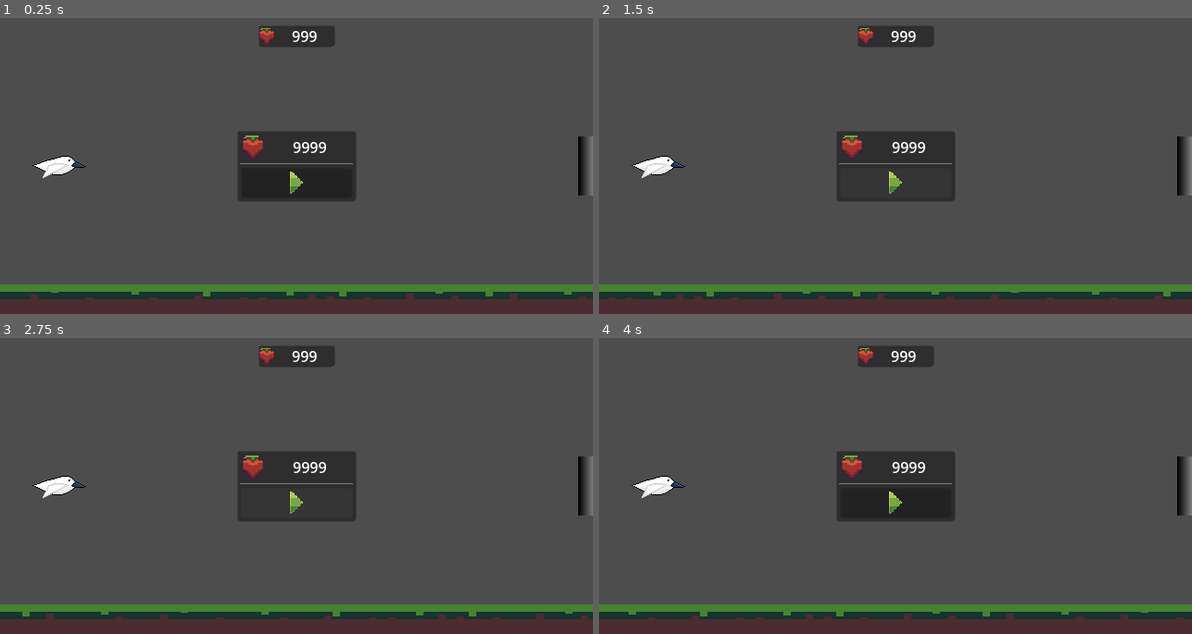
Above: before the commit, frames 1-4 (two rows, left to right).
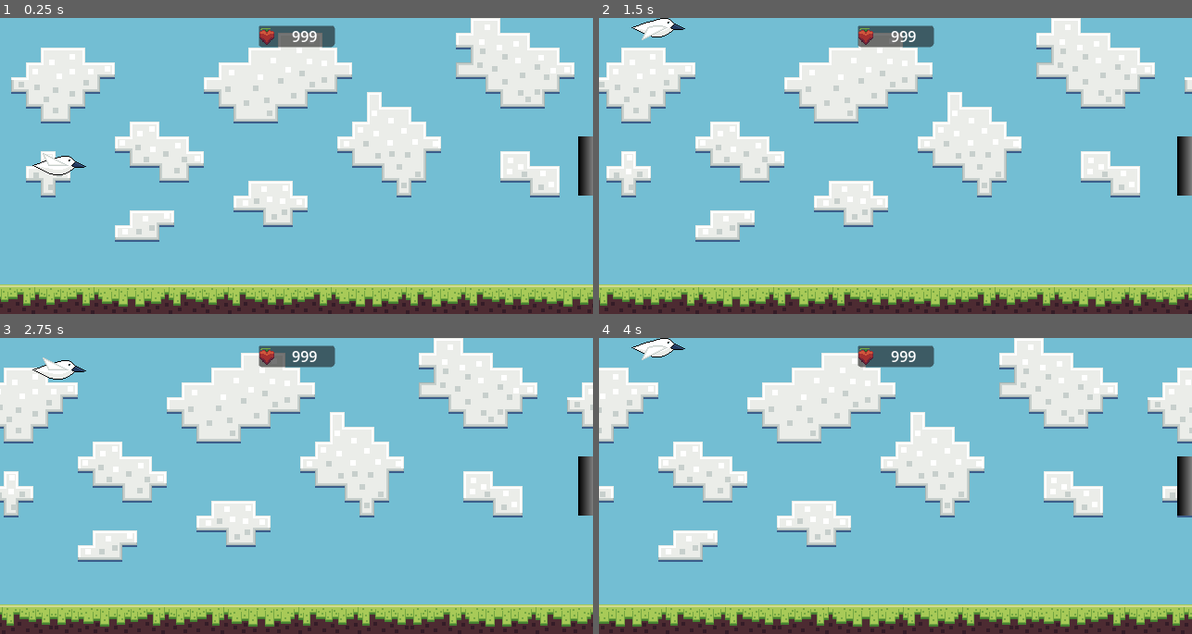
Above: after the commit, the same moments.

Repository: VirtualG450/wing-flapper
Game: Godot game, scene res://Scenes/GameRoot.tscn
Same seed, same stepped clock (60 frames per second), same inputs: the game is played once before the commit and once after it.
Inputs (mouse positions are in pixels of both pictures, inside the frame that each line leads up to):
- Up to frame 1 (0.25 s): no input
- Up to frame 2 (1.5 s): click (895, 183) at 0.52 s; click (895, 183) at 1.27 s
- Up to frame 3 (2.75 s): click (296, 503) at 2.02 s
- Up to frame 4 (4 s): move the mouse to (1025, 471) at 2.77 s; press the mouse at (1025, 471) at 2.78 s; move the mouse to (776, 500) at 3.52 s; release the mouse at (776, 500) at 3.53 s; click (776, 500) at 3.6 s; click (776, 500) at 3.77 s

The runs differ from the first frame. In frame 1, 96% of the frame differs, in the area x 0-100%, y 0-100%; in frame 2, 96%; in frame 3, 96%; in frame 4, 96%.

Commit message:
0.1.0 Movimiento + texturas iniciales
Implementado el movimiento del pájaro mediante clic izquierdo o la barra espaciadora, con el ajuste por defecto de simular ratón con toque táctil de godot esto incluye presionar la pantalla.

Reemplazado la estructura de carpetas anterior por 2 principales para graficos o sonidos.

Los gráficos del suelo, cielo y detalles sera con atlases, ya que el temaño es lo suficientemente pequeño (640x, 1600y) para el juego.

Creado los scrips para los nodos de pájaro, Hud y GameManager, faltaria el nodo para el WallManager que se encargara del movimiento y variacion de muros.

La logica actual permite hacer saltar al pajaro, cuando se estrella con el suelo se muestra la pantalla de GameOver con la puntuacion mas reciente y un boton para volver a jugar lo cual reinicia el estado del pajaro y puntuacion, falta añadir reiniciar los muros.

Diff:
--- a/Scenes/GameRoot.tscn
+++ b/Scenes/GameRoot.tscn
@@ -1,13 +1,26 @@
 [gd_scene format=3 uid="uid://cxpqmy7cfpy0i"]
 
-[ext_resource type="Texture2D" uid="uid://bdsaxr2aq7x4e" path="res://Assets/Berry.png" id="1_awmvw"]
-[ext_resource type="Texture2D" uid="uid://drhn5tl7wuopk" path="res://Assets/Bird.png" id="1_rqi4g"]
-[ext_resource type="Texture2D" uid="uid://bttcpydnxkwb2" path="res://Assets/PlayButton.png" id="2_gk1q0"]
-[ext_resource type="Texture2D" uid="uid://ba28moah8yi2d" path="res://Assets/Floors/FarmFloor.png" id="2_hyb4l"]
+[ext_resource type="Script" uid="uid://uinh0cbcxj24" path="res://Script/game_root.gd" id="1_aob1w"]
+[ext_resource type="Texture2D" uid="uid://bdsaxr2aq7x4e" path="res://Assets/Graphics/Berry.png" id="1_awmvw"]
+[ext_resource type="Texture2D" uid="uid://drhn5tl7wuopk" path="res://Assets/Graphics/Bird.png" id="1_rqi4g"]
+[ext_resource type="Script" uid="uid://bpdl3gbhopbks" path="res://Script/hud.gd" id="2_58i56"]
+[ext_resource type="Texture2D" uid="uid://bttcpydnxkwb2" path="res://Assets/Graphics/PlayButton.png" id="2_gk1q0"]
+[ext_resource type="Texture2D" uid="uid://csg03y1ntlv32" path="res://Assets/Graphics/SkyAtlas.png" id="3_2m18y"]
+[ext_resource type="Texture2D" uid="uid://ckgihqhfnndih" path="res://Assets/Graphics/FarDetailsAtlas.png" id="4_7vkth"]
+[ext_resource type="Texture2D" uid="uid://dwuo17ot1xbh2" path="res://Assets/Graphics/FloorAtlas.png" id="4_gk1q0"]
+[ext_resource type="Script" uid="uid://bbj4k3asr6vwe" path="res://Script/bird.gd" id="5_o8ewf"]
+
+[sub_resource type="AtlasTexture" id="AtlasTexture_qwuey"]
+atlas = ExtResource("3_2m18y")
+region = Rect2(0, 0, 640, 320)
+
+[sub_resource type="AtlasTexture" id="AtlasTexture_aob1w"]
+atlas = ExtResource("4_7vkth")
+region = Rect2(0, 0, 640, 320)
 
 [sub_resource type="AtlasTexture" id="AtlasTexture_hyb4l"]
 atlas = ExtResource("1_rqi4g")
-region = Rect2(0, 0, 64, 32)
+region = Rect2(64, 0, 64, 32)
 
 [sub_resource type="RectangleShape2D" id="RectangleShape2D_hyb4l"]
 size = Vector2(58, 22)
@@ -21,12 +34,18 @@
 [sub_resource type="RectangleShape2D" id="RectangleShape2D_i88v6"]
 size = Vector2(32, 96)
 
+[sub_resource type="AtlasTexture" id="AtlasTexture_2m18y"]
+atlas = ExtResource("4_gk1q0")
+region = Rect2(0, 0, 640, 32)
+
 [sub_resource type="RectangleShape2D" id="RectangleShape2D_awmvw"]
 size = Vector2(640, 32)
 
 [node name="GameRoot" type="Node2D" unique_id=1650920252]
+script = ExtResource("1_aob1w")
 
 [node name="HUD" type="CanvasLayer" parent="." unique_id=94042630]
+script = ExtResource("2_58i56")
 
 [node name="Control" type="Control" parent="HUD" unique_id=639387995]
 layout_mode = 3
@@ -35,6 +54,7 @@
 anchor_bottom = 1.0
 grow_horizontal = 2
 grow_vertical = 2
+mouse_filter = 2
 
 [node name="ScoreSection" type="MarginContainer" parent="HUD/Control" unique_id=312326136]
 unique_name_in_owner = true
@@ -46,14 +66,17 @@
 offset_right = 32.0
 offset_bottom = 31.0
 grow_horizontal = 2
+mouse_filter = 2
 theme_override_constants/margin_top = 8
 
 [node name="PanelContainer" type="PanelContainer" parent="HUD/Control/ScoreSection" unique_id=770243453]
 layout_mode = 2
 size_flags_vertical = 4
+mouse_filter = 2
 
 [node name="HBoxContainer" type="HBoxContainer" parent="HUD/Control/ScoreSection/PanelContainer" unique_id=81927817]
 layout_mode = 2
+mouse_filter = 2
 theme_override_constants/separation = 0
 
 [node name="TextureRect" type="TextureRect" parent="HUD/Control/ScoreSection/PanelContainer/HBoxContainer" unique_id=1338633450]
@@ -61,6 +84,7 @@
 layout_mode = 2
 size_flags_horizontal = 4
 size_flags_vertical = 4
+mouse_filter = 2
 texture = ExtResource("1_awmvw")
 expand_mode = 1
 stretch_mode = 5
@@ -91,6 +115,7 @@
 
 [node name="MarginContainer" type="MarginContainer" parent="HUD/Control/GameOverPanel" unique_id=573473388]
 layout_mode = 2
+mouse_filter = 0
 theme_override_constants/margin_left = 4
 theme_override_constants/margin_top = 4
 theme_override_constants/margin_right = 4
@@ -98,15 +123,18 @@
 
 [node name="VBoxContainer" type="VBoxContainer" parent="HUD/Control/GameOverPanel/MarginContainer" unique_id=1811995767]
 layout_mode = 2
+mouse_filter = 0
 
 [node name="HBoxContainer" type="HBoxContainer" parent="HUD/Control/GameOverPanel/MarginContainer/VBoxContainer" unique_id=1474336438]
 layout_mode = 2
+mouse_filter = 0
 
 [node name="TextureRect" type="TextureRect" parent="HUD/Control/GameOverPanel/MarginContainer/VBoxContainer/HBoxContainer" unique_id=503674544]
 custom_minimum_size = Vector2(26, 27)
 layout_mode = 2
 size_flags_horizontal = 4
 size_flags_vertical = 4
+mouse_filter = 0
 texture = ExtResource("1_awmvw")
 expand_mode = 1
 stretch_mode = 5
@@ -116,6 +144,7 @@
 layout_mode = 2
 size_flags_horizontal = 3
 size_flags_vertical = 1
+mouse_filter = 0
 text = "9999"
 horizontal_alignment = 1
 vertical_alignment = 1
@@ -135,16 +164,21 @@
 
 [node name="AreaSky" type="Parallax2D" parent="." unique_id=524857297]
 repeat_size = Vector2(640, 0)
+autoscroll = Vector2(-16, 0)
 repeat_times = 2
 
 [node name="Sprite2D" type="Sprite2D" parent="AreaSky" unique_id=1681298798]
+texture = SubResource("AtlasTexture_qwuey")
 centered = false
 
 [node name="AreaFarDetails" type="Parallax2D" parent="." unique_id=1840295981]
 repeat_size = Vector2(640, 0)
+autoscroll = Vector2(-32, 0)
 repeat_times = 2
 
 [node name="Sprite2D" type="Sprite2D" parent="AreaFarDetails" unique_id=1490180824]
+texture = SubResource("AtlasTexture_aob1w")
+centered = false
 
 [node name="AreaCloseDetails" type="Parallax2D" parent="." unique_id=119477287]
 repeat_size = Vector2(640, 0)
@@ -157,6 +191,7 @@
 collision_layer = 3
 collision_mask = 3
 motion_mode = 1
+script = ExtResource("5_o8ewf")
 
 [node name="Body" type="Sprite2D" parent="Bird" unique_id=1234577315]
 texture = SubResource("AtlasTexture_hyb4l")
@@ -186,17 +221,21 @@
 repeat_times = 2
 
 [node name="Sprite2D" type="Sprite2D" parent="Floor/Parallax2D" unique_id=1233289217]
-texture = ExtResource("2_hyb4l")
+texture = SubResource("AtlasTexture_2m18y")
 
 [node name="FlootHitbox" type="CollisionShape2D" parent="Floor" unique_id=1387019897]
 shape = SubResource("RectangleShape2D_awmvw")
 
-[node name="CeilingHitbox" type="CollisionShape2D" parent="Floor" unique_id=1697140347]
-position = Vector2(0, -320)
+[node name="AreaDecor" type="Parallax2D" parent="." unique_id=1073398869]
+repeat_size = Vector2(640, 0)
+repeat_times = 2
+
+[node name="Sprite2D" type="Sprite2D" parent="AreaDecor" unique_id=918945086]
+
+[node name="Ceiling" type="StaticBody2D" parent="." unique_id=1263469236]
+position = Vector2(320, -16)
+
+[node name="CollisionShape2D" type="CollisionShape2D" parent="Ceiling" unique_id=1514981363]
 shape = SubResource("RectangleShape2D_awmvw")
 
-[node name="AreaDecor" type="Parallax2D" parent="." unique_id=1073398869]
-repeat_size = Vector2(640, 0)
-repeat_times = 2
-
-[node name="Sprite2D" type="Sprite2D" parent="AreaDecor" unique_id=918945086]
+[connection signal="pressed" from="HUD/Control/GameOverPanel/MarginContainer/VBoxContainer/ReplayButton" to="HUD" method="_on_replay_button_pressed"]
--- /dev/null
+++ b/Script/bird.gd
@@ -0,0 +1,66 @@
+extends CharacterBody2D
+class_name Bird
+# Game references
+@onready var game_manager : GameManager = $".."
+@onready var floor_body = %Floor
+# Bird references
+@onready var bird_sprite : Sprite2D = $Body
+
+# Movement settings
+const jump_force := 8.0
+const fall_force := 16.0
+var is_dead := false
+# Animations
+var tween1 : Tween
+const time1 := 0.3
+
+# Initial state and bird enable/disable
+
+func _ready():
+	restart_bird()
+	disable_bird()
+
+## Restores the initial state of the bird.
+func restart_bird() -> void:
+	global_position.y = get_viewport_rect().get_center().y
+	velocity.y = 0
+	is_dead = false
+	bird_sprite.texture.region.position.x = 64
+
+func enable_bird() -> void:
+	set_physics_process(true)
+
+func disable_bird() -> void:
+	set_physics_process(false)
+
+# Movement
+
+func _unhandled_input(event):
+	if event.is_action_pressed("bird_jump"):
+		velocity.y = -jump_force
+		_wing_flap()
+
+func _physics_process(delta):
+	velocity.y += fall_force * delta
+	velocity.y = clampf(velocity.y, -fall_force * 2, fall_force * 2)
+	_check_collider( move_and_collide(velocity) )
+
+func _check_collider(collision:KinematicCollision2D) -> void:
+	if not collision:
+		return
+	var body : StaticBody2D = collision.get_collider()
+	if body == floor_body or body.is_in_group("Walls"):
+		disable_bird()
+		game_manager.game_over()
+
+# Animations
+
+func _wing_flap() -> void:
+	bird_sprite.texture.region.position.x = 64
+	if tween1:
+		tween1.kill()
+	tween1 = create_tween()
+	tween1.tween_interval(0.1)
+	tween1.tween_property(bird_sprite,"texture:region:position:x",0, 0)
+	tween1.tween_interval(time1)
+	tween1.tween_property(bird_sprite,"texture:region:position:x",64, 0)
--- /dev/null
+++ b/Script/game_root.gd
@@ -0,0 +1,24 @@
+extends Node2D
+class_name GameManager
+
+@onready var bird_node : Bird = $Bird
+@onready var hud_node : HUDLayer = $HUD
+
+var points := 0
+
+# Wait for initial press to enable the bird, only at game start.
+func _unhandled_input(event):
+	if event.is_action("bird_jump"):
+		set_process_unhandled_input(false)
+		bird_node.enable_bird()
+		hud_node.hide_anim()
+
+## Show game over mini menu
+func game_over() -> void:
+	hud_node.show_anim()
+
+## Restarts bird and points
+func restart_game() -> void:
+	points = 0
+	bird_node.restart_bird()
+	bird_node.enable_bird()
--- /dev/null
+++ b/Script/hud.gd
@@ -0,0 +1,47 @@
+extends CanvasLayer
+class_name HUDLayer
+
+@onready var game_manager : GameManager = $".."
+@onready var main_hud_node : Control = $Control
+
+@onready var game_over_panel : PanelContainer = %GameOverPanel
+@onready var game_over_score : Label = %GameOverScore
+@onready var replay_button : Button = %ReplayButton
+
+# Animations
+var tween1 : Tween
+const time1 := 0.2
+
+# Loading / Start
+
+func _ready():
+	initial_state()
+
+func initial_state() -> void:
+	game_over_panel.hide()
+	game_over_panel.pivot_offset_ratio = Vector2(0.5, 0.5)
+	game_over_panel.scale = Vector2.ZERO
+
+# Show / Hide animations
+
+func show_anim() -> void:
+	if tween1:
+		tween1.kill()
+	tween1 = create_tween()
+	tween1.tween_property(game_over_panel,"visible", true, 0)
+	tween1.tween_property(game_over_panel,"scale", Vector2(1,1), time1)
+	tween1.parallel().tween_property(game_over_score,"text", str(game_manager.points), time1)
+	tween1.tween_property(replay_button,"disabled", false, 0)
+
+func hide_anim() -> void:
+	if tween1:
+		tween1.kill()
+	tween1 = create_tween()
+	tween1.set_parallel()
+	tween1.tween_property(game_over_panel,"visible", false, time1)
+	tween1.tween_property(game_over_panel,"scale", Vector2.ZERO, time1)
+
+func _on_replay_button_pressed():
+	replay_button.disabled = true
+	hide_anim()
+	game_manager.restart_game()
--- a/project.godot
+++ b/project.godot
@@ -39,6 +39,15 @@
 
 Walls=""
 
+[input]
+
+bird_jump={
+"deadzone": 0.2,
+"events": [Object(InputEventMouseButton,"resource_local_to_scene":false,"resource_name":"","device":-1,"window_id":0,"alt_pressed":false,"shift_pressed":false,"ctrl_pressed":false,"meta_pressed":false,"button_mask":1,"position":Vector2(211, 11),"global_position":Vector2(220, 59),"factor":1.0,"button_index":1,"canceled":false,"pressed":true,"double_click":false,"script":null)
+, Object(InputEventKey,"resource_local_to_scene":false,"resource_name":"","device":-1,"window_id":0,"alt_pressed":false,"shift_pressed":false,"ctrl_pressed":false,"meta_pressed":false,"pressed":false,"keycode":0,"physical_keycode":32,"key_label":0,"unicode":32,"location":0,"echo":false,"script":null)
+]
+}
+
 [layer_names]
 
 2d_physics/layer_1="Floor"
Binary file removed: Assets/Floors/FarmFloor.png
Renamed: Assets/Berry.png -> Assets/Graphics/Berry.png
Not shown, changed: Assets/Graphics/Berry.png.import
Renamed: Assets/Bird.png -> Assets/Graphics/Bird.png
Not shown, changed: Assets/Graphics/Bird.png.import
Binary file added: Assets/Graphics/FarDetailsAtlas.png
Not shown, added: Assets/Graphics/FarDetailsAtlas.png.import
Binary file added: Assets/Graphics/FloorAtlas.png
Not shown, changed: Assets/Graphics/FloorAtlas.png.import
Renamed: Assets/PlayButton.png -> Assets/Graphics/PlayButton.png
Not shown, changed: Assets/Graphics/PlayButton.png.import
Binary file added: Assets/Graphics/SkyAtlas.png
(and 4 more such lines)
